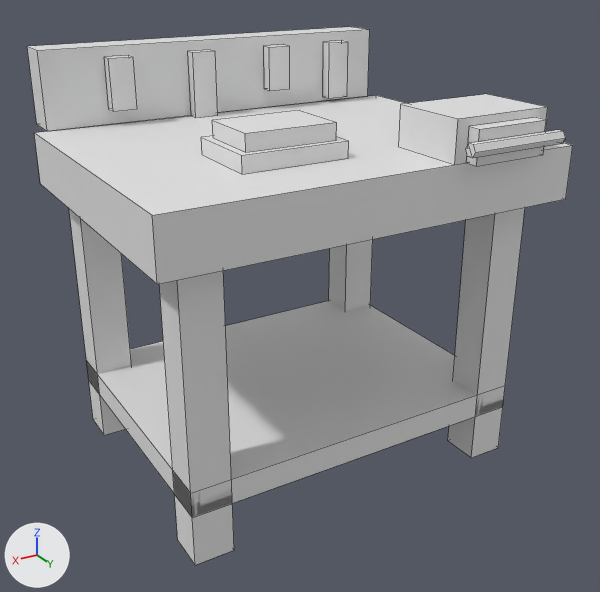
An edit to the OBJ model neoforge/src/main/resources/assets/hdfv/models/block/machine/assembly_bench.obj, drawn before and after from the same camera.
The view is the same before and after, from a camera (50 mm lens) standing at (1.474, 1.238, 1.237) and looking at (0.501, -0.383, 0.426). The axes (+X, +Y, +Z) are drawn at lower left. The lights are the same throughout. The older version comes first. Mesh edges are drawn as thin lines. Materials are left out; every surface is plain grey. Where no turn or scale is listed for an object, it has been applied to the vertices.

Objects in the first picture: 'assembly_bench'.
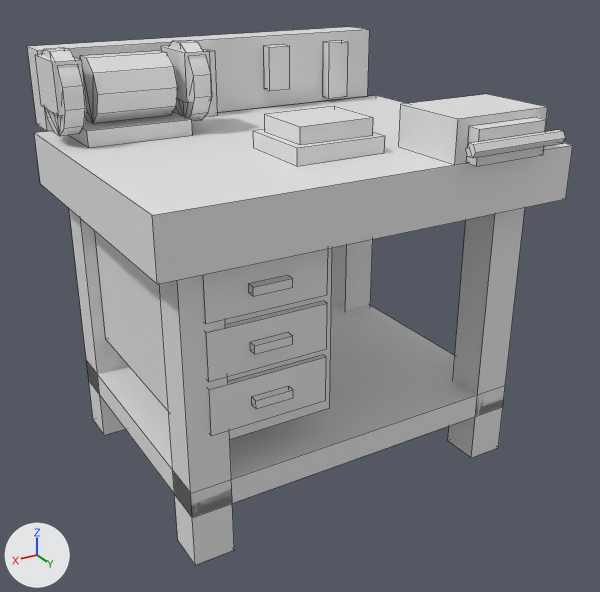
Scene script edits in JSON lines:
```json
{"block": "me_assembly_bench", "where": "# used by ob_assembly_bench; location = (0.0, 0.0, 0.0)"}
{"op": "remove", "block": "me_assembly_bench", "code": "me_assembly_bench.from_pydata(...)  # 132 vertices, 100 faces; spans x 0.0..1.0, y -0.875..0.028, z 0.0..1.0"}
{"op": "add", "block": "me_assembly_bench", "code": "me_assembly_bench.from_pydata(...)  # 272 vertices, 216 faces; spans x 0.0..1.0, y -0.875..0.028, z 0.0..1.016"}
{"block": "me_assembly_bench", "change": "me_assembly_bench part 1: a new loose piece, a box spanning x 0.406..0.625, y -0.375..-0.187, z 0.812..0.85"}
{"block": "me_assembly_bench", "change": "me_assembly_bench part 2: a new loose piece, a box spanning x 0.425..0.606, y -0.356..-0.206, z 0.85..0.887"}
{"block": "me_assembly_bench", "change": "me_assembly_bench part 3: a new loose piece, a box spanning x 0.594..0.906, y -0.688..-0.1, z 0.281..0.675"}
{"block": "me_assembly_bench", "change": "me_assembly_bench part 4: a new loose piece, a box spanning x 0.613..0.887, y -0.1..-0.087, z 0.312..0.419"}
{"block": "me_assembly_bench", "change": "me_assembly_bench part 5: a new loose piece, a box spanning x 0.706..0.794, y -0.087..-0.069, z 0.356..0.375"}
{"block": "me_assembly_bench", "change": "me_assembly_bench part 6: a new loose piece, a box spanning x 0.613..0.887, y -0.1..-0.087, z 0.438..0.544"}
{"block": "me_assembly_bench", "change": "me_assembly_bench part 7: a new loose piece, a box spanning x 0.706..0.794, y -0.087..-0.069, z 0.481..0.5"}
{"block": "me_assembly_bench", "change": "me_assembly_bench part 8: a new loose piece, a box spanning x 0.613..0.887, y -0.1..-0.087, z 0.562..0.669"}
{"block": "me_assembly_bench", "change": "me_assembly_bench part 9: a new loose piece, a box spanning x 0.706..0.794, y -0.087..-0.069, z 0.606..0.625"}
{"block": "me_assembly_bench", "change": "me_assembly_bench part 10: a new loose piece, a box spanning x 0.688..0.938, y -0.719..-0.562, z 0.813..0.85"}
{"block": "me_assembly_bench", "change": "me_assembly_bench part 11: a new loose piece, a 10-sided cylinder along x spanning x 0.719..0.906, y -0.712..-0.562, z 0.854..0.996"}
{"block": "me_assembly_bench", "change": "me_assembly_bench part 12: a new loose piece, a 12-sided cylinder along x spanning x 0.641..0.684, y -0.728..-0.547, z 0.834..1.016"}
{"block": "me_assembly_bench", "change": "me_assembly_bench part 13: a new loose piece, a box spanning x 0.631..0.694, y -0.706..-0.569, z 0.888..1.0"}
{"block": "me_assembly_bench", "change": "me_assembly_bench part 14: a new loose piece, a 12-sided cylinder along x spanning x 0.941..0.984, y -0.728..-0.547, z 0.834..1.016"}
{"block": "me_assembly_bench", "change": "me_assembly_bench part 15: a new loose piece, a box spanning x 0.931..0.994, y -0.706..-0.569, z 0.888..1.0"}
{"block": "me_assembly_bench", "change": "me_assembly_bench part 16: the loose piece of 8 vertices spanning x 0.75..0.812, y -0.781..-0.75, z 0.85..0.975 is deleted"}
{"block": "me_assembly_bench", "change": "me_assembly_bench part 17: the loose piece of 8 vertices spanning x 0.519..0.731, y -0.356..-0.206, z 0.85..0.887 is deleted"}
{"block": "me_assembly_bench", "change": "me_assembly_bench part 18: the loose piece of 8 vertices spanning x 0.5..0.75, y -0.375..-0.187, z 0.812..0.85 is deleted"}
```

Location of each change, (x1, y1, x2, y2) in pixels of the pictures (600 x 592 px):
```json
{"part": 1, "of": "me_assembly_bench", "change": "added", "after": [253, 130, 385, 166]}
{"part": 2, "of": "me_assembly_bench", "change": "added", "after": [265, 106, 373, 145]}
{"part": 3, "of": "me_assembly_bench", "change": "added", "after": [95, 231, 332, 439]}
{"part": 4, "of": "me_assembly_bench", "change": "added", "after": [208, 355, 326, 436]}
{"part": 5, "of": "me_assembly_bench", "change": "added", "after": [252, 386, 293, 409]}
{"part": 6, "of": "me_assembly_bench", "change": "added", "after": [205, 301, 327, 381]}
{"part": 7, "of": "me_assembly_bench", "change": "added", "after": [250, 332, 293, 354]}
{"part": 8, "of": "me_assembly_bench", "change": "added", "after": [202, 249, 328, 324]}
{"part": 9, "of": "me_assembly_bench", "change": "added", "after": [249, 275, 293, 296]}
{"part": 10, "of": "me_assembly_bench", "change": "added", "after": [69, 112, 193, 148]}
{"part": 11, "of": "me_assembly_bench", "change": "added", "after": [79, 51, 178, 124]}
{"part": 12, "of": "me_assembly_bench", "change": "added", "after": [168, 40, 212, 121]}
{"part": 13, "of": "me_assembly_bench", "change": "added", "after": [161, 46, 212, 103]}
{"part": 14, "of": "me_assembly_bench", "change": "added", "after": [42, 48, 85, 136]}
{"part": 15, "of": "me_assembly_bench", "change": "added", "after": [35, 54, 87, 116]}
{"part": 16, "of": "me_assembly_bench", "change": "deleted", "before": [104, 55, 137, 111]}
{"part": 17, "of": "me_assembly_bench", "change": "deleted", "before": [212, 110, 337, 152]}
{"part": 18, "of": "me_assembly_bench", "change": "deleted", "before": [201, 136, 349, 174]}
```
